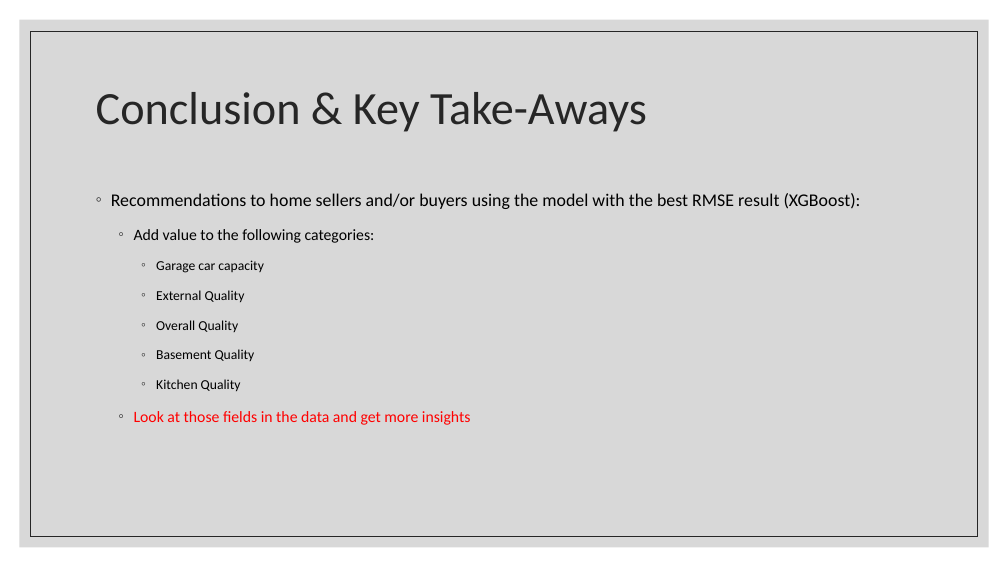
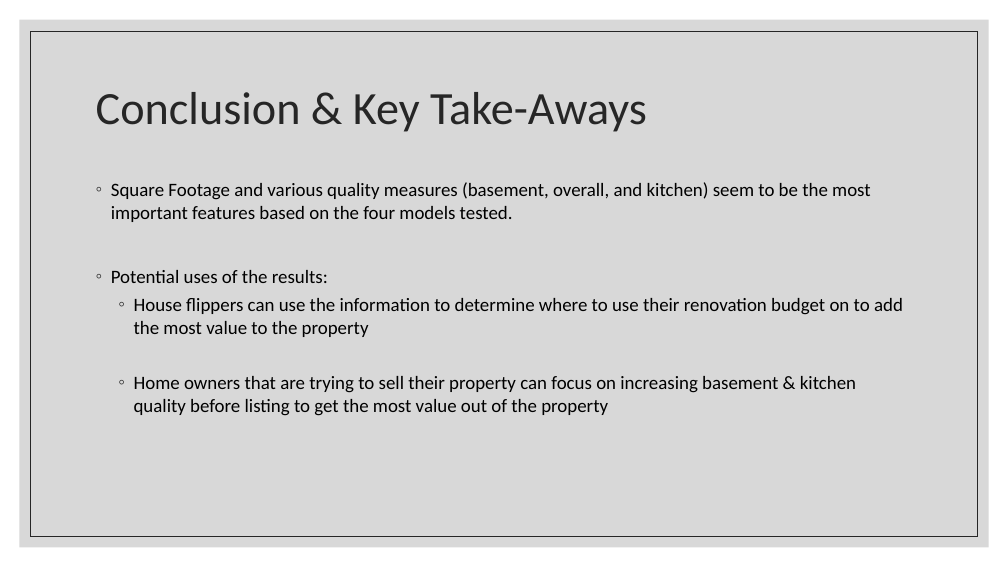
Before and after one commit to WilliamJHan/AmesHousePriceML, a slide deck: slide 16 of Ames House Price Prediction.pptx. Drawn at 1008x567 pixels with LibreOffice and Linux fonts; fonts in the diff are those of the drawing. Boxes give left, top, right and bottom in pixels: in the first picture for what was removed or moved away, otherwise in the second. Text is boxed around its words. In the diff, an @@ line names an element or a change of style, - is before the commit and + after.

```diff
--- a/Ames House Price Prediction.pptx
+++ b/Ames House Price Prediction.pptx
@@ text at [111, 182, 903, 416]: text changed; size 17 to 18 pt @@
-◦ Recommendations to home sellers and/or buyers using the model with the best RMSE result (XGBoost):
-  ◦ Add value to the following categories:
-    ◦ Garage car capacity
-    ◦ External Quality
-    ◦ Overall Quality
-    ◦ Basement Quality
-    ◦ Kitchen Quality
-  ◦ Look at those fields in the data and get more insights
+◦ Square Footage and various quality measures (basement, overall, and kitchen) seem to be the most important features based on the four models tested.
+◦ Potential uses of the results:
+  ◦ House flippers can use the information to determine where to use their renovation budget on to add the most value to the property
+  ◦ Home owners that are trying to sell their property can focus on increasing basement & kitchen quality before listing to get the most value out of the property
```
Also in this commit, not shown: 5 other slides changed, 4 slides added, 4 slides removed, 19 other files.
